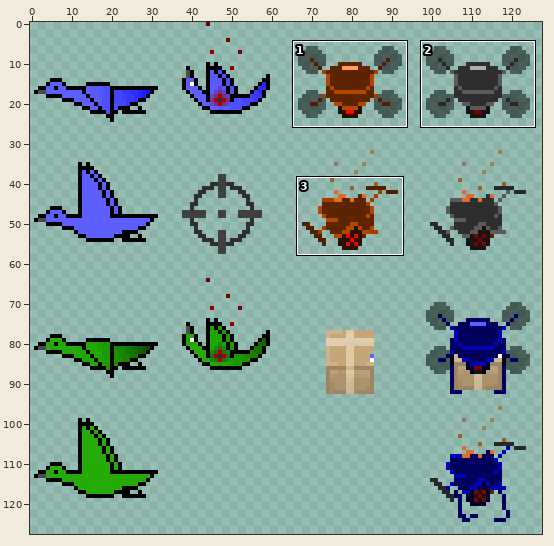
Sprite sheet: sprites/sprites.png. Above: a wide view before the commit, with the close-up outlined.
Close-up. Old version:
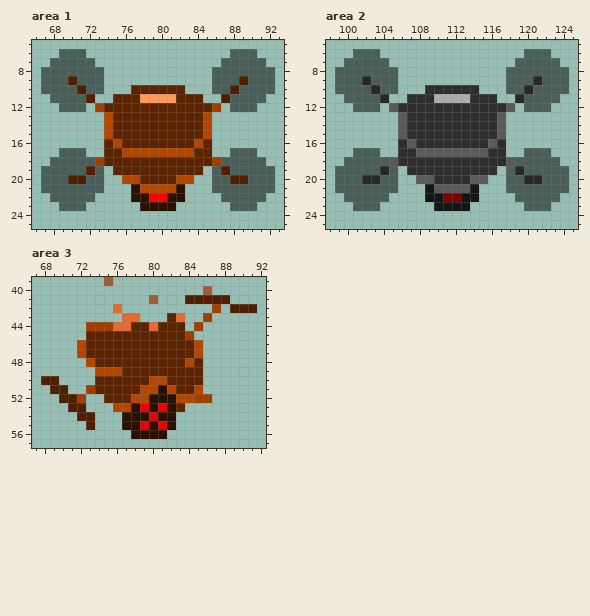
The file is 128x128 pixels. Colours within 5 levels of each other are drawn and written as one. Shown: area 1: x 66..93, y 5..25; area 2: x 98..125, y 5..25; area 3: x 67..92, y 39..57. The commit also changed other parts of the picture, which this record leaves out.
The same view after the edit:
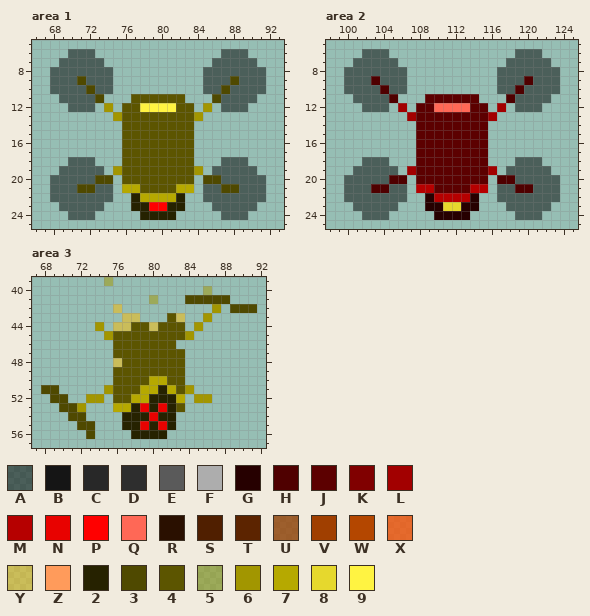
Palette (. is transparent): A #0000007f  B #151515  C #282828  D #2e2e2e  E #5a5a5a  F #adadad  G #260000  H #4f0000  J #5c0000  K #800000  L #a20000  M #b60000  N #e80200  P #ff0000  Q #ff6856  R #2a1000  S #501f00  T #5c2400  U #a03f00bf  V #a03f00  W #b44700  X #ff4e00bf  Y #ffbb007f  Z #ff9b5b  2 #262200  3 #4f4900  4 #5c5500  5 #a296007f  6 #a29600  7 #b6a900  8 #e6d82d  9 #fff342
The exact change:
Changed rows in their new state; - is an unchanged pixel.
Area 1:
first column x 67:
 6 --.--A--------------A--.--
 7 -.----A------------A----.-
 8 .------A----------A------.
 9 .--A3--A----------A--3A--.
10 .---A3-A--......--A-3A---.
11 -.---A3-..444444..-3A---.-
12 --.--A.6.44999944.6.A--.--
13 -------.6444444446.-------
14 -------..44444444..-------
15 -------..44444444..-------
16 -------..44444444..-------
17 --...--..44444444..--...--
18 -..---...44444444...---..-
19 ..---A--6444444446--A---..
20 .--AA-33-44444444-33-AA--.
21 .---33-A-77444477-A-33---.
22 ------AA--277772--AA------
23 -----AA---22PP22---AA-----
24 ---AAA-----2222-----AAA---
Area 2:
first column x 99:
 6 --.--A--------------A--.--
 7 -.----A------------A----.-
 8 .------A----------A------.
 9 .--AH--A----------A--HA--.
10 .---AH-A--......--A-HA---.
11 -.---AH-..JJJJJJ..-HA---.-
12 --.--A.L.JJQQQQJJ.L.A--.--
13 -------.LJJJJJJJJL.-------
14 -------..JJJJJJJJ..-------
15 -------..JJJJJJJJ..-------
16 -------..JJJJJJJJ..-------
17 --...--..JJJJJJJJ..--...--
18 -..---...JJJJJJJJ...---..-
19 ..---A--LJJJJJJJJL--A---..
20 .--AA-HH-JJJJJJJJ-HH-AA--.
21 .---HH-A-MMJJJJMM-A-HH---.
22 ------AA--GMMMMG--AA------
23 -----AA---GG88GG---AA-----
24 ---AAA-----GGGG-----AAA---
Area 3:
first column x 68:
39 -------5----------------
40 ------------------5-----
41 ------------5---33333---
42 --------Y----------6-333
43 ---------YY---4Y--6-----
44 -----.6.YY44Y444-6------
45 -----..6444444446-------
46 ----....4444444...------
47 ----....44444444..------
48 -----...Y4444444..------
49 ------..44444444..------
50 ..----..44447744..------
51 33.--..6444772746.------
52 -33..66.44772227.66-----
53 --336---772-2-24--------
54 ---33.---222-22---------
55 ----33---22-2-2---------
56 -----3----2222----------
